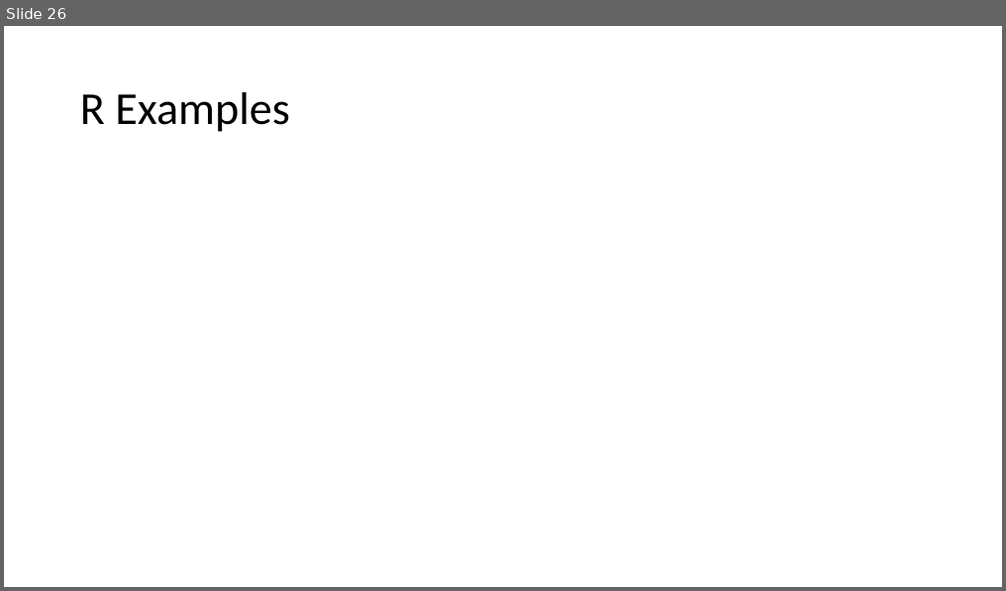
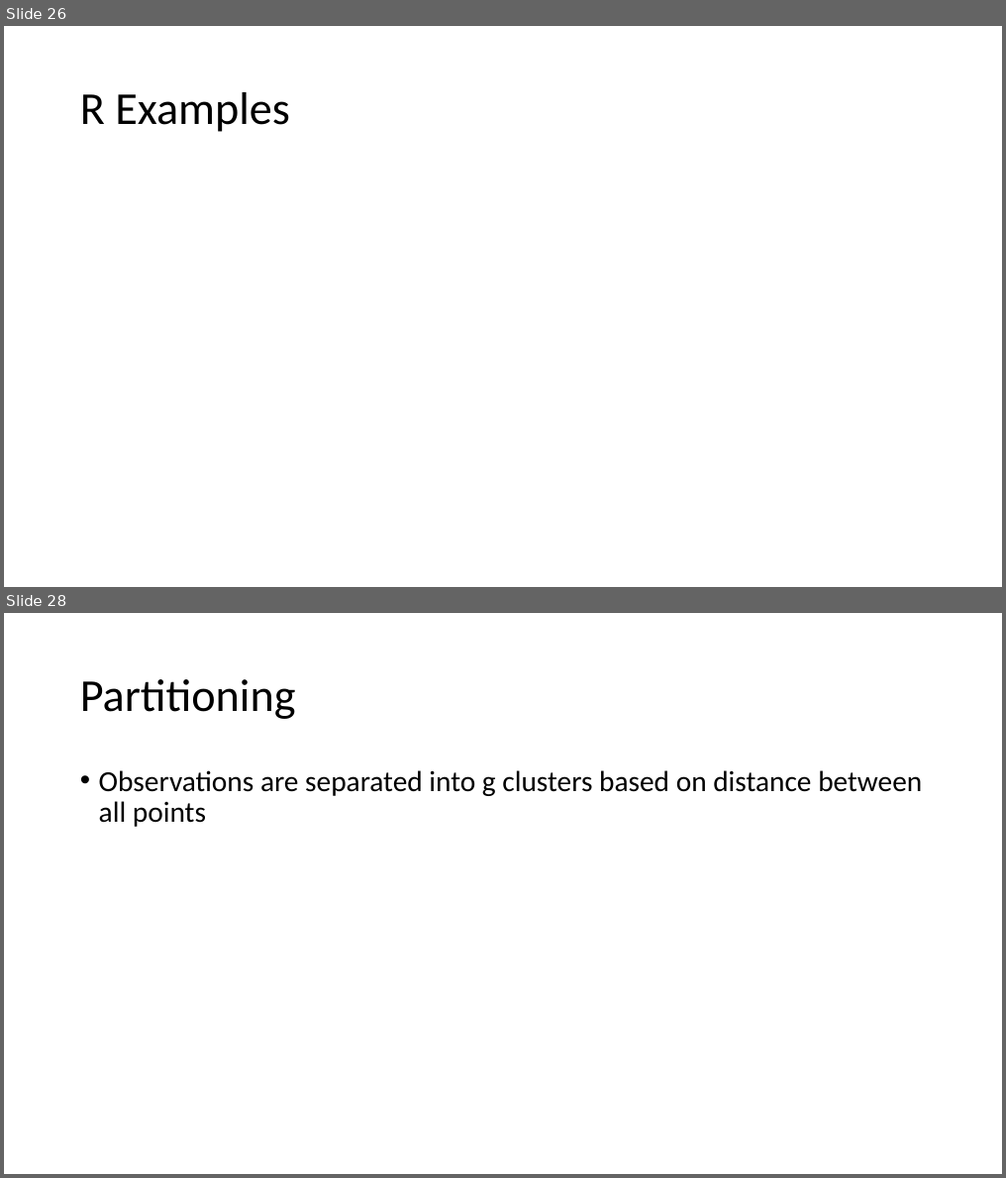
Before and after one commit to hunter-stats/stat717-class-materials, a slide deck: Class 11 Clustering.pptx. Shown one above the other, each under a label of ours: slide 26 before the commit, slides 26 and 28 after it; the slides between them are not shown. The pictures are 1006x591 and 1006x1178 pixels, drawn with LibreOffice and Linux fonts; fonts in the diff are those of the drawing. Boxes give left, top, right and bottom in pixels: in the first picture for what was removed or moved away, otherwise in the second. Text is boxed around its words. In the diff, an @@ line names an element or a change of style, - is before the commit and + after.

```diff
--- a/Class 11 Clustering.pptx
+++ b/Class 11 Clustering.pptx
@@ slide 28 added at <box>4,613,1002,1174</box>, background #FFFFFF @@
@@ title added at <box>80,679,296,719</box>, 44 pt, text #000000 @@
+Partitioning
@@ text added at <box>99,770,922,827</box>, 28 pt, text #000000 @@
+• Observations are separated into g clusters based on distance between all points
```
Also in this commit, not shown: 1 slide changed, 5 other slides added.
